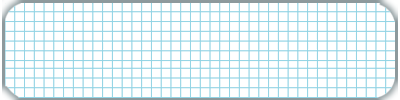
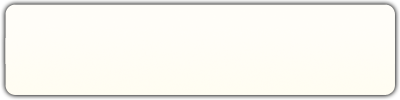
Revision of a layered 400×100 image; what changed, layer by layer:
added layer "Layer 9" above "Layer 8" over bbox(5, 4, 395, 95)
hid "Layer 6" over bbox(2, 65, 398, 100)
hid "Layer 5" over bbox(2, 0, 398, 67)
